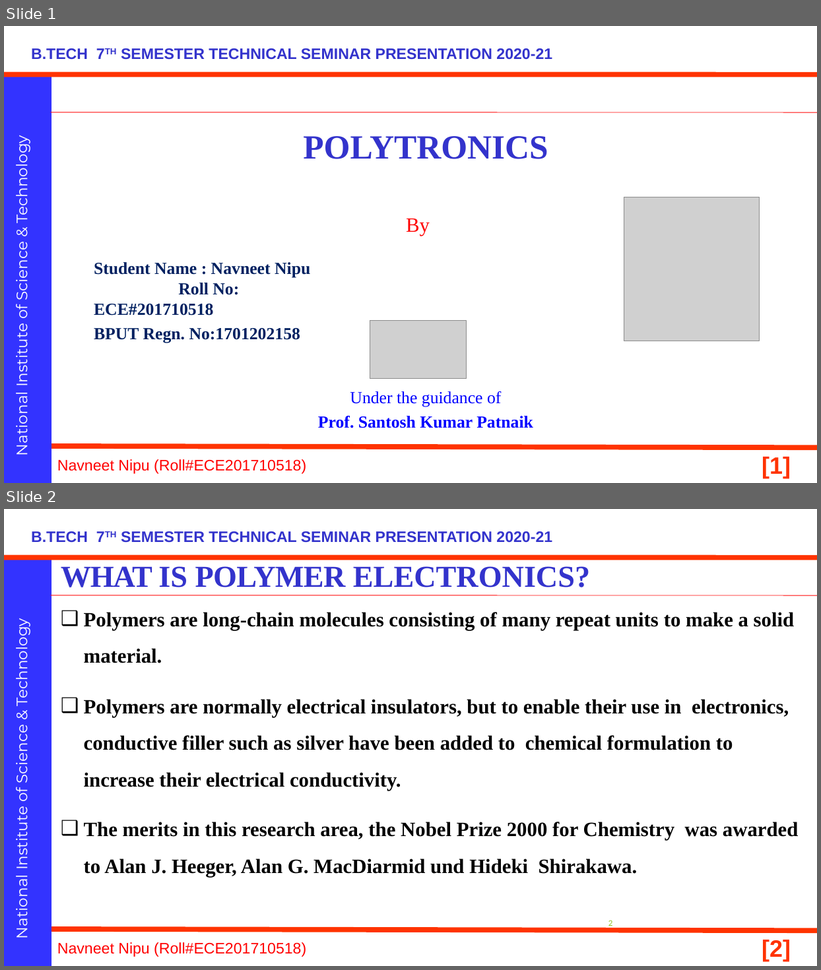
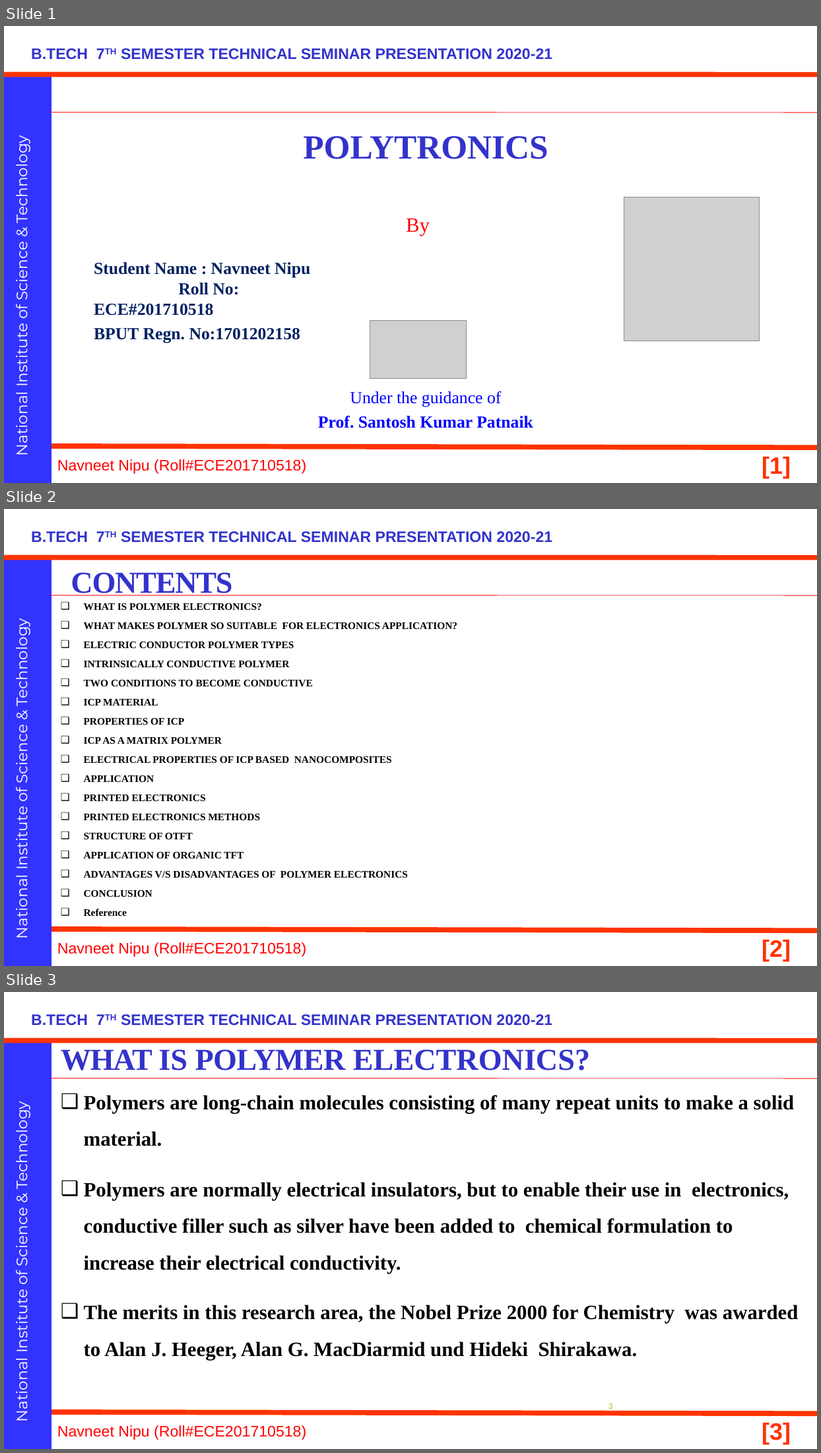
Before and after one commit to navneetnipu/BTECH_SEMINAR, a slide deck: seminar ppt.pptx. Shown one above the other, each under a label of ours: slides 1 and 2 before the commit, slides 1, 2 and 3 after it. The pictures are 821x970 and 821x1453 pixels, drawn with LibreOffice and Linux fonts; fonts in the diff are those of the drawing; grey boxes stand for pictures; background and template pictures are left out. Boxes give left, top, right and bottom in pixels: in the first picture for what was removed or moved away, otherwise in the second. Text is boxed around its words. In the diff, an @@ line names an element or a change of style, - is before the commit and + after.

```diff
--- a/seminar ppt.pptx
+++ b/seminar ppt.pptx
@@ slide 2 added at (x1=4, y1=509, x2=817, y2=966), background #FFFFFF; not listed: 8 template elements that a slide beside it also shows @@
@@ text added at (x1=71, y1=572, x2=232, y2=596), 36 pt, text #3333CC, bold @@
+CONTENTS
@@ text added at (x1=84, y1=603, x2=457, y2=916), 12 pt, text #000000, bold @@
+❑ WHAT IS POLYMER ELECTRONICS?
+❑ WHAT MAKES POLYMER SO SUITABLE FOR ELECTRONICS APPLICATION?
+❑ ELECTRIC CONDUCTOR POLYMER TYPES
+❑ INTRINSICALLY CONDUCTIVE POLYMER
+❑ TWO CONDITIONS TO BECOME CONDUCTIVE
+❑ ICP MATERIAL
+❑ PROPERTIES OF ICP
+❑ ICP AS A MATRIX POLYMER
+❑ ELECTRICAL PROPERTIES OF ICP BASED NANOCOMPOSITES
+❑ APPLICATION
+❑ PRINTED ELECTRONICS
+❑ PRINTED ELECTRONICS METHODS
+❑ STRUCTURE OF OTFT
+❑ APPLICATION OF ORGANIC TFT
+❑ ADVANTAGES V/S DISADVANTAGES OF POLYMER ELECTRONICS
+❑ CONCLUSION
+❑ Reference
@@ what was slide 2 is now slide 3 @@
@@ page number at (x1=609, y1=1403, x2=613, y2=1409): text changed @@
-2
+3
@@ page number at (x1=762, y1=1423, x2=791, y2=1445): text changed @@
-[2]
+[3]
```
Also in this commit, not shown: 1 slide changed.
